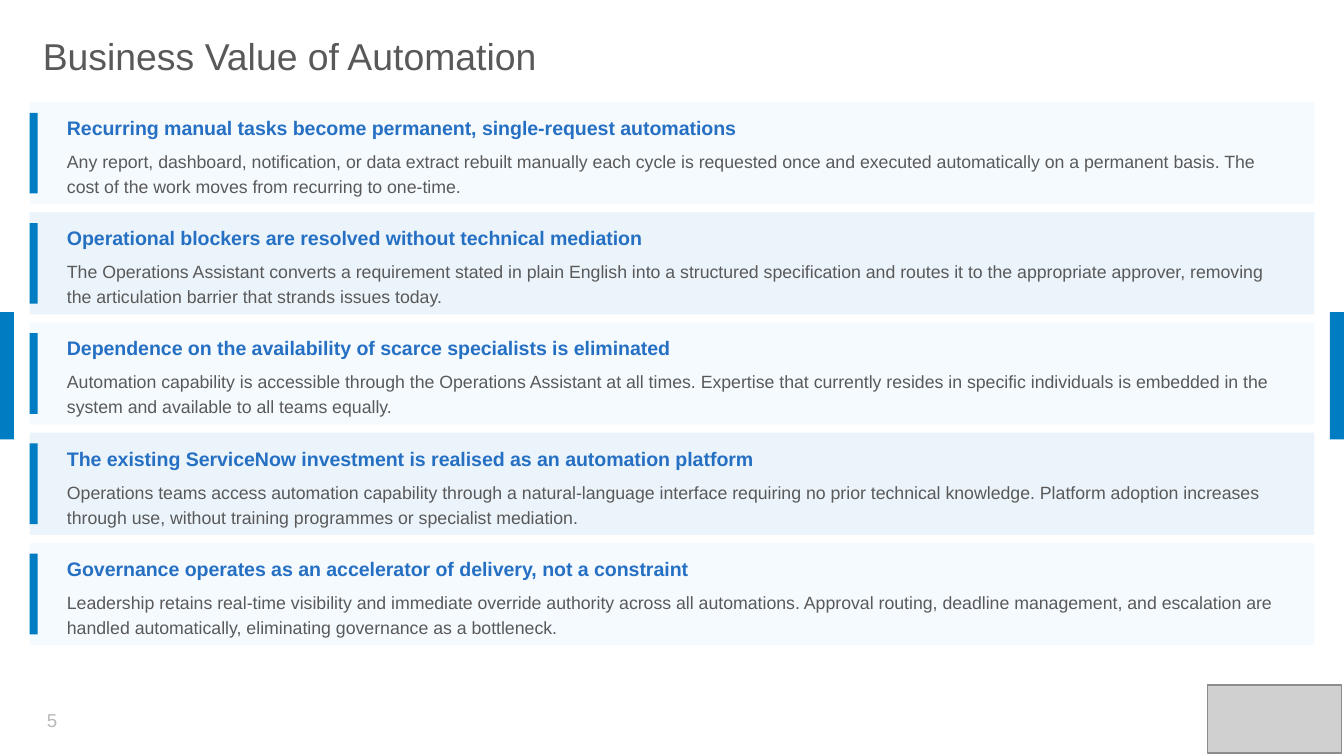
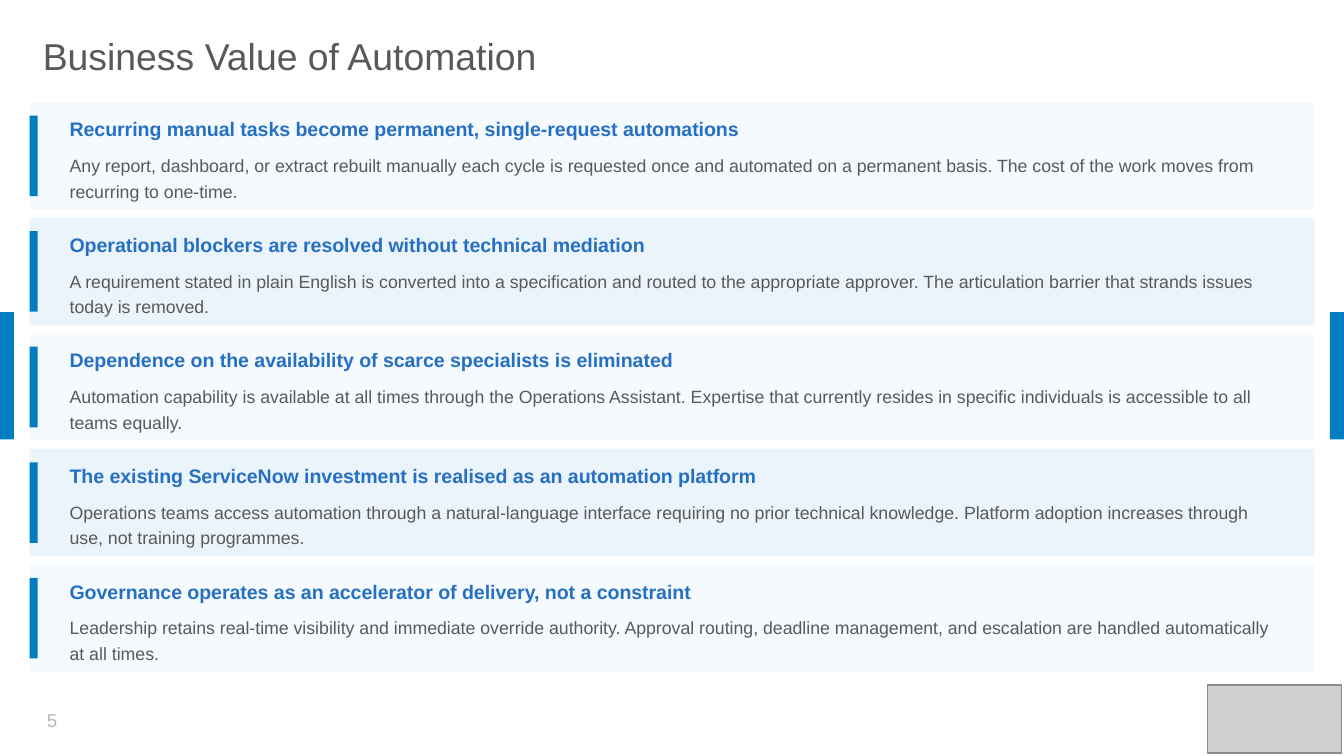
Before and after one commit to nassim-louzaoui/ServiceNow-Solutions, a slide deck: slide 5 of pptx_build/Operations-Intelligence-Overview.pptx. Drawn at 1344x756 pixels with LibreOffice and Linux fonts; fonts in the diff are those of the drawing; grey boxes stand for pictures. Boxes give left, top, right and bottom in pixels: in the first picture for what was removed or moved away, otherwise in the second. Text is boxed around its words. In the diff, an @@ line names an element or a change of style, - is before the commit and + after.

```diff
--- a/pptx_build/Operations-Intelligence-Overview.pptx
+++ b/pptx_build/Operations-Intelligence-Overview.pptx
@@ rectangle: place and size @@
-rectangle at bbox=[30, 102, 1314, 204]
+rectangle at bbox=[30, 102, 1314, 210]
@@ text at bbox=[70, 159, 1253, 202]: text changed @@
-Any report, dashboard, notification, or data extract rebuilt manually each cycle is requested once and executed automatically on a permanent basis. The cost of the work moves from recurring to one-time.
+Any report, dashboard, or extract rebuilt manually each cycle is requested once and automated on a permanent basis. The cost of the work moves from recurring to one-time.
@@ rectangle: place and size @@
-rectangle at bbox=[30, 223, 38, 304]
+rectangle at bbox=[30, 231, 38, 312]
@@ rectangle: place and size @@
-rectangle at bbox=[30, 212, 1314, 314]
+rectangle at bbox=[30, 218, 1314, 325]
@@ text "Operational blockers are resolved without ...": place and size @@
-text "Operational blockers are resolved without ..." at bbox=[67, 231, 642, 249]
+text "Operational blockers are resolved without ..." at bbox=[70, 238, 645, 256]
@@ text at bbox=[70, 275, 1252, 317]: text changed @@
-The Operations Assistant converts a requirement stated in plain English into a structured specification and routes it to the appropriate approver, removing the articulation barrier that strands issues today.
+A requirement stated in plain English is converted into a specification and routed to the appropriate approver. The articulation barrier that strands issues today is removed.
@@ rectangle: place and size @@
-rectangle at bbox=[30, 333, 38, 414]
+rectangle at bbox=[30, 347, 38, 427]
@@ rectangle: place and size @@
-rectangle at bbox=[30, 323, 1314, 425]
+rectangle at bbox=[30, 333, 1314, 441]
@@ text "Dependence on the availability of ...": place and size @@
-text "Dependence on the availability of ..." at bbox=[67, 341, 670, 359]
+text "Dependence on the availability of ..." at bbox=[70, 353, 673, 371]
@@ text at bbox=[70, 390, 1251, 433]: text changed @@
-Automation capability is accessible through the Operations Assistant at all times. Expertise that currently resides in specific individuals is embedded in the system and available to all teams equally.
+Automation capability is available at all times through the Operations Assistant. Expertise that currently resides in specific individuals is accessible to all teams equally.
@@ rectangle: place and size @@
-rectangle at bbox=[30, 433, 1314, 535]
+rectangle at bbox=[30, 449, 1314, 556]
@@ rectangle: place and size @@
-rectangle at bbox=[30, 444, 38, 524]
+rectangle at bbox=[30, 462, 38, 543]
@@ text "The existing ServiceNow investment is ...": place and size @@
-text "The existing ServiceNow investment is ..." at bbox=[67, 452, 753, 470]
+text "The existing ServiceNow investment is ..." at bbox=[70, 469, 756, 487]
@@ text at bbox=[70, 506, 1248, 548]: text changed @@
-Operations teams access automation capability through a natural-language interface requiring no prior technical knowledge. Platform adoption increases through use, without training programmes or specialist mediation.
+Operations teams access automation through a natural-language interface requiring no prior technical knowledge. Platform adoption increases through use, not training programmes.
@@ rectangle: place and size @@
-rectangle at bbox=[30, 543, 1314, 645]
+rectangle at bbox=[30, 564, 1314, 672]
@@ rectangle: place and size @@
-rectangle at bbox=[30, 554, 38, 634]
+rectangle at bbox=[30, 578, 38, 659]
@@ text "Governance operates as an accelerator ...": place and size @@
-text "Governance operates as an accelerator ..." at bbox=[67, 562, 688, 580]
+text "Governance operates as an accelerator ..." at bbox=[70, 585, 691, 603]
@@ text at bbox=[70, 621, 1268, 660]: text changed @@
-Leadership retains real-time visibility and immediate override authority across all automations. Approval routing, deadline management, and escalation are handled automatically, eliminating governance as a bottleneck.
+Leadership retains real-time visibility and immediate override authority. Approval routing, deadline management, and escalation are handled automatically at all times.
```
Also in this commit, not shown: 5 other slides changed, 3 slides added, 2 slides removed, 1 other file.
